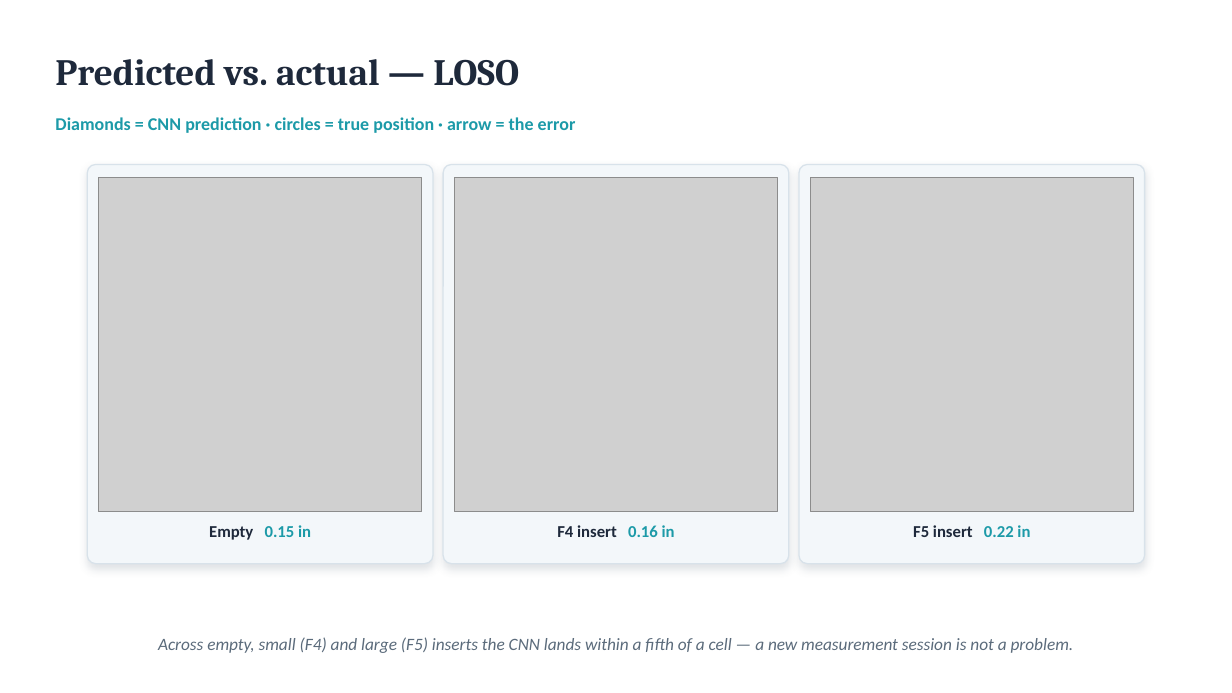
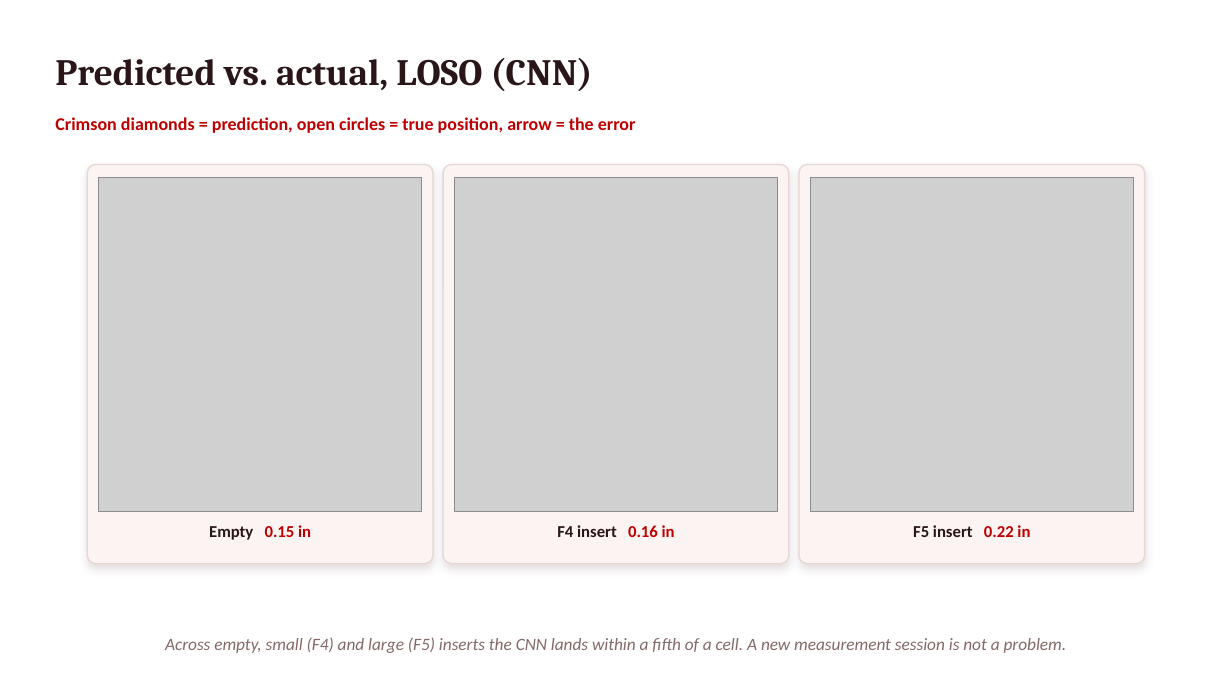
Before and after one commit to pmart1534/microwave-phantom-localization-cnn-mlp, a slide deck: slide 6 of regression_deck/Deck1_Measured_Regression.pptx (slide 5 before the commit). Drawn at 1232x693 pixels with LibreOffice and Linux fonts; fonts in the diff are those of the drawing; grey boxes stand for pictures. Boxes give left, top, right and bottom in pixels: in the first picture for what was removed or moved away, otherwise in the second. Text is boxed around its words. In the diff, an @@ line names an element or a change of style, - is before the commit and + after.

```diff
--- a/regression_deck/Deck1_Measured_Regression.pptx
+++ b/regression_deck/Deck1_Measured_Regression.pptx
@@ text at <box>55,58,593,91</box>: text changed; text colour #1E293B to #2A1618 @@
-Predicted vs. actual — LOSO
+Predicted vs. actual, LOSO (CNN)
@@ text at <box>55,117,636,133</box>: text changed; text colour #1C9AA8 to #BE0000 @@
-Diamonds = CNN prediction · circles = true position · arrow = the error
+Crimson diamonds = prediction, open circles = true position, arrow = the error
@@ fill #F3F7FA to #FBF4F2; outline #D8E2EA 1 pt to #E7D6D1 1 pt; shadow changed in 3 elements at <box>87,165,433,564</box>, <box>443,165,788,564</box>, <box>799,165,1144,564</box> @@
@@ text "Empty 0.15 in" at <box>209,525,311,540</box>: text colour #1E293B to #2A1618 in "Empty"; text colour #1C9AA8 to #BE0000 in "0.15 in" @@
@@ text "F4 insert 0.16 in" at <box>557,525,675,537</box>: text colour #1E293B to #2A1618 in "F4 insert"; text colour #1C9AA8 to #BE0000 in "0.16 in" @@
@@ text "F5 insert 0.22 in" at <box>913,525,1030,537</box>: text colour #1E293B to #2A1618 in "F5 insert"; text colour #1C9AA8 to #BE0000 in "0.22 in" @@
@@ text at <box>165,637,1067,653</box>: text changed; text colour #5B6B7B to #836A68 @@
-Across empty, small (F4) and large (F5) inserts the CNN lands within a fifth of a cell — a new measurement session is not a problem.
+Across empty, small (F4) and large (F5) inserts the CNN lands within a fifth of a cell. A new measurement session is not a problem.
```
Also in this commit, not shown: 10 other slides changed, 2 slides added, 12 other files.
